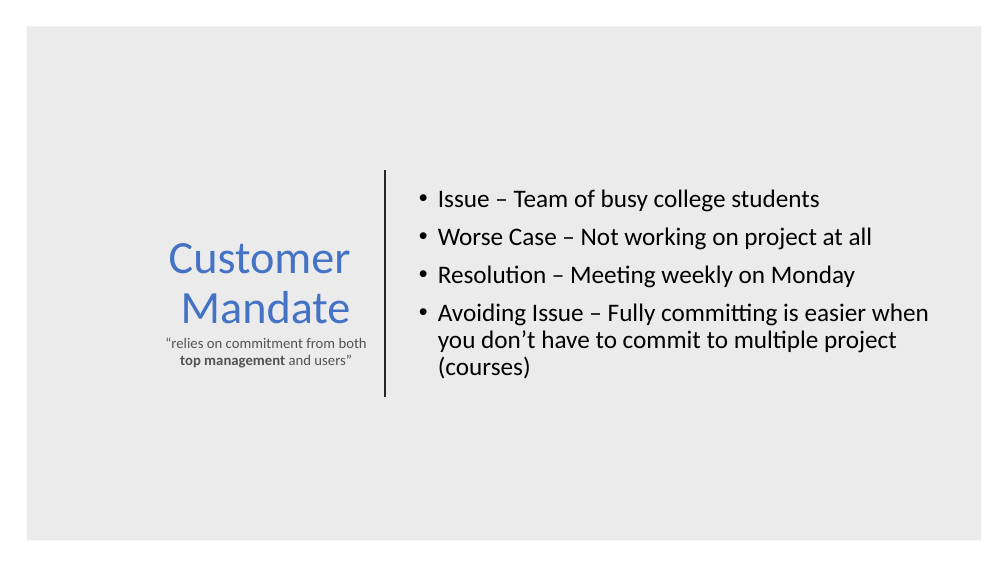
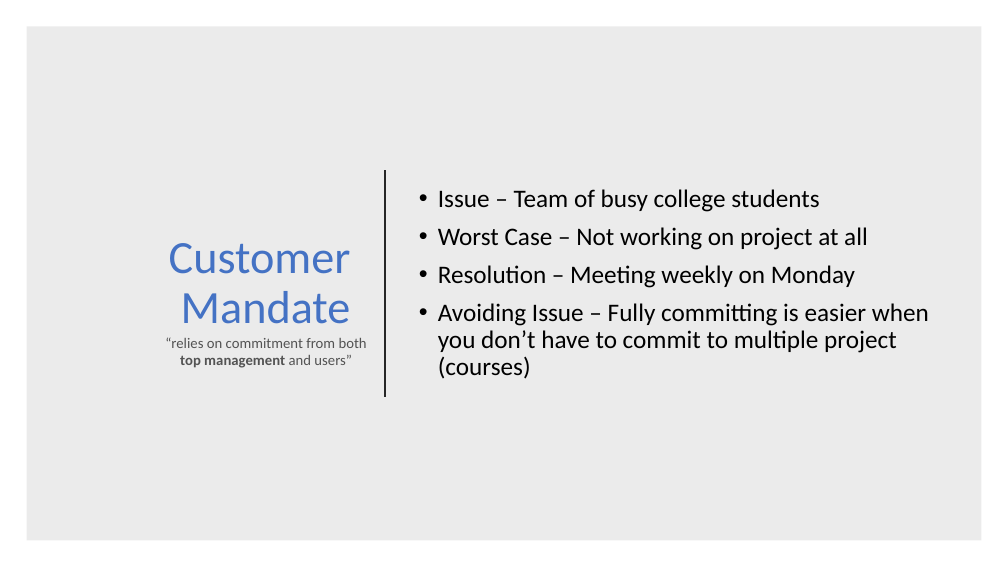
Before and after one commit to alexmcnurlin/Team-Zero, a slide deck: slide 2 of doc/AreasOfRisk.pptx. Drawn at 1008x567 pixels with LibreOffice and Linux fonts; fonts in the diff are those of the drawing. Boxes give left, top, right and bottom in pixels: in the first picture for what was removed or moved away, otherwise in the second. Text is boxed around its words. In the diff, an @@ line names an element or a change of style, - is before the commit and + after.

Commit message:
First Commit
Added stuff for my presentation, wip, starting to work on backup UI just in case

```diff
--- a/doc/AreasOfRisk.pptx
+++ b/doc/AreasOfRisk.pptx
@@ text at [438, 227, 868, 250]: text changed @@
-• Worse Case – Not working on project at all
+• Worst Case – Not working on project at all
```
Also in this commit, not shown: 33 other files.
